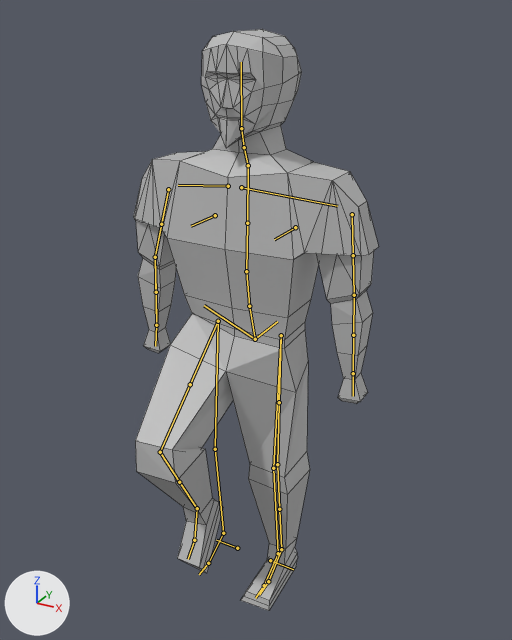
The Blender file ANIMATIONS/walking.blend: old version first, new version second.
Before and after are seen from a 50 mm camera at (1.05, -1.849, 1.969) aimed at (0.039, -0.011, 1.05). Every picture has the same lights, and +X, +Y and +Z are marked at lower left. Both versions are drawn at frame 16 of the action 'rigAction'; the numbers are the values there. The bones that bend it are drawn over the model as lines. Mesh edges are drawn as thin lines.
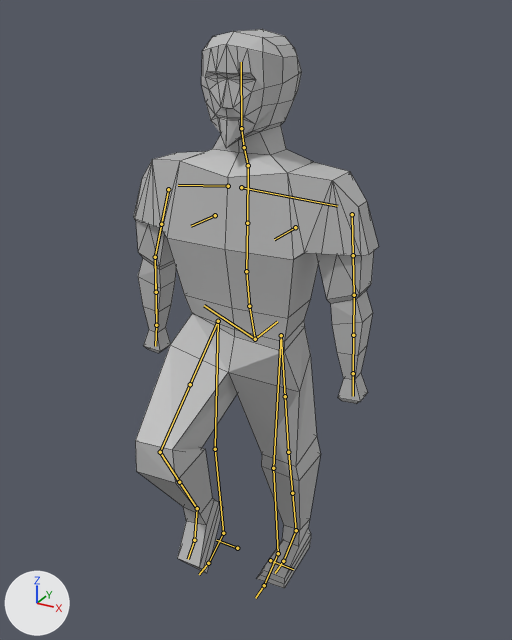
Location of each change, [x1, y1, x2, y2] in pixels of the pictures (512 x 640 px):
```json
{"object": "Cube", "change": "posed", "before": [133, 29, 379, 610], "after": [133, 29, 379, 588]}
```

Edits to the scene script, one JSON object a line:
```json
{"block": "bone_foot_ik_l", "where": "bone_foot_ik_l = bpy.data.objects['rig'].pose.bones['foot_ik.L']  # child of 'MCH-foot_ik.parent.L'"}
{"op": "set", "path": "bone_foot_ik_l.location", "old": "(0.0, 0.03, -0.004)", "new": "(0.0, 0.152, -0.004)"}
```
